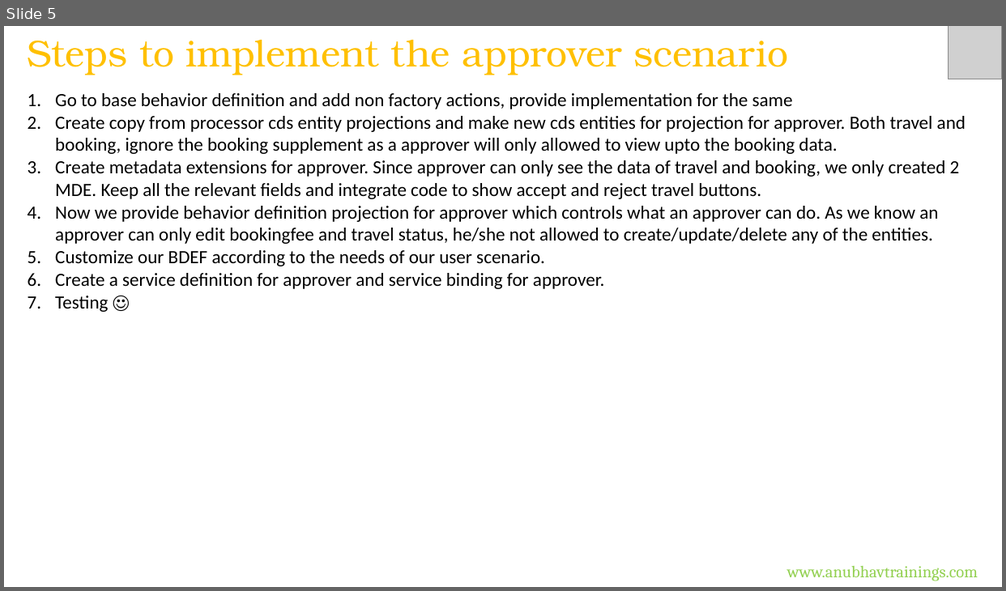
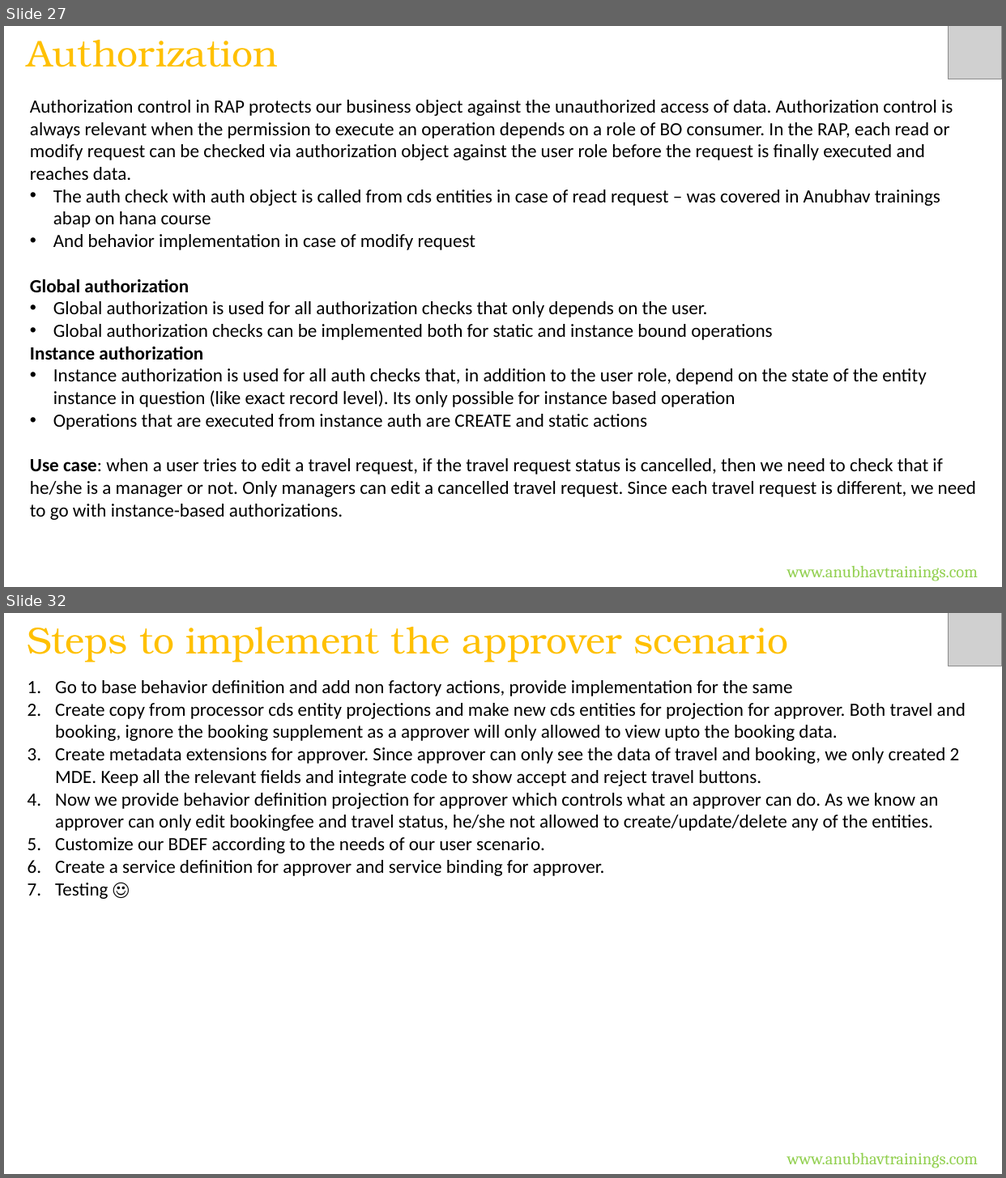
Before and after one commit to soyuztechnologies/CDS_AMDP_RAP_Training_60H, a slide deck: Day 11/DAY-11.pptx. Shown one above the other, each under a label of ours: slide 5 before the commit, slides 27 and 32 after it; the slides between them are not shown. The pictures are 1006x591 and 1006x1178 pixels, drawn with LibreOffice and Linux fonts; fonts in the diff are those of the drawing; grey boxes stand for pictures. Boxes give left, top, right and bottom in pixels: in the first picture for what was removed or moved away, otherwise in the second. Text is boxed around its words. In the diff, an @@ line names an element or a change of style, - is before the commit and + after.

Commit message:
Auto bot updater CDS_AMDP_RAP_Training_60H Course

```diff
--- a/Day 11/DAY-11.pptx
+++ b/Day 11/DAY-11.pptx
@@ slide 27 added at bbox=[4, 26, 1002, 587], background #FFFFFF @@
@@ text added at bbox=[27, 40, 278, 67], 36 pt, text #FFC000 @@
+Authorization
@@ picture added at bbox=[948, 26, 1002, 79] @@
@@ text added at bbox=[30, 100, 976, 520], 18 pt, text #000000 @@
+Authorization control in RAP protects our business object against the unauthorized access of data. Authorization control is always relevant when the permission to execute an operation depends on a role of BO consumer. In the RAP, each read or modify request can be checked via authorization object against the user role before the request is finally executed and reaches data.
+• The auth check with auth object is called from cds entities in case of read request – was covered in Anubhav trainings abap on hana course
+• And behavior implementation in case of modify request
+Global authorization
+• Global authorization is used for all authorization checks that only depends on the user.
+• Global authorization checks can be implemented both for static and instance bound operations
+Instance authorization
+• Instance authorization is used for all auth checks that, in addition to the user role, depend on the state of the entity instance in question (like exact record level). Its only possible for instance based operation
+• Operations that are executed from instance auth are CREATE and static actions
+Use case: when a user tries to edit a travel request, if the travel request status is cancelled, then we need to check that if he/she is a manager or not. Only managers can edit a cancelled travel request. Since each travel request is different, we need to go with instance-based authorizations.
@@ text added at bbox=[787, 566, 978, 582], 16 pt, text #92D050 @@
+www.anubhavtrainings.com
@@ what was slide 5 is now slide 32 @@
```
Also in this commit, not shown: 26 other slides added, 17 other files.
